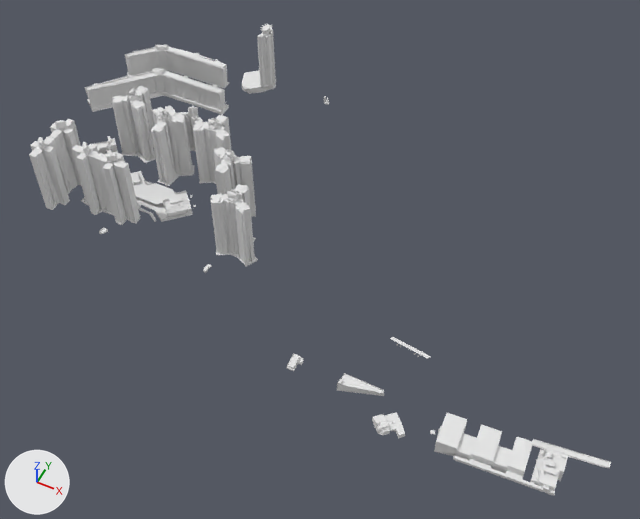
Two versions of the glTF model assets/tiles/11-SW-22D/lod.glb, one commit apart.
Camera for both pictures: a 50 mm camera at (732.0, -4242.0, 876.0) aimed at (394.0, -3566.0, 30.0). Arrows for +X, +Y and +Z are at lower left; the lights stay in place. The picture after the commit comes second. Where no turn or scale is listed for an object, it has been applied to the vertices. Vertices at exactly the same position are counted once.

In view in the first picture: 'buildings', 'infrastructure'.
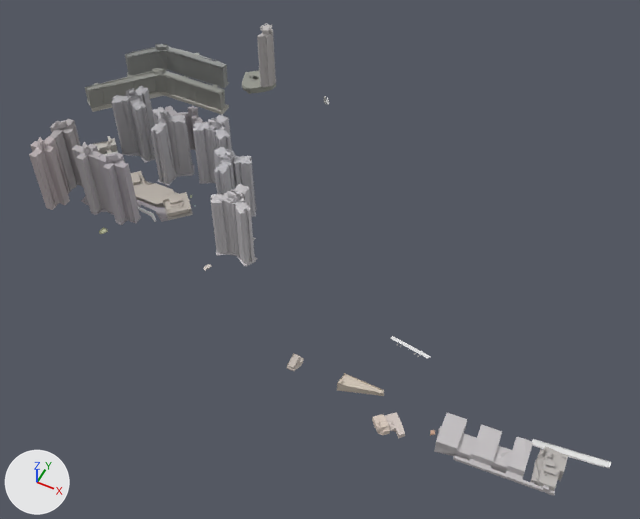
Location of each change, [x1, y1, x2, y2] in pixels of the pictures (640 x 519 px; the box of a moved part takes in the faces that stretch with it):
part 1 of me_buildings, moved or reshaped: before [29, 26, 326, 273]; after [29, 23, 326, 271]
part 2 of me_buildings, moved or reshaped: before [295, 358, 567, 487]; after [298, 357, 565, 487]
part 3 of me_buildings, recoloured: [29, 24, 568, 496] in both

Patch to the scene script:
```diff
--- a/assets/tiles/11-SW-22D/lod.glb.py
+++ b/assets/tiles/11-SW-22D/lod.glb.py
@@ mat_defaultmaterial @@
+mat_defaultmaterial = bpy.data.materials.new('DefaultMaterial')
+mat_defaultmaterial.use_nodes = True; mat_defaultmaterial.node_tree.nodes.clear()
+_N = mat_defaultmaterial.node_tree.nodes; _L = mat_defaultmaterial.node_tree.links
+n0 = _N.new('ShaderNodeOutputMaterial'); n0.name = 'Material Output'
+n1 = _N.new('ShaderNodeBsdfPrincipled'); n1.name = 'Principled BSDF'
+n2 = _N.new('ShaderNodeVertexColor'); n2.name = 'Color Attribute'
+_L.new(n1.outputs[0], n0.inputs[0])  # 'BSDF' to 'Surface'
+_L.new(n2.outputs[0], n1.inputs[0])  # 'Color' to 'Base Color'
@@ me_buildings @@
 # used by ob_buildings; location = (350.0, -3515.0, 80.0)
-me_buildings.from_pydata(...)  # 3835 vertices, 6609 faces; spans x -407.0..407.0, y -235.0..235.0, z -77.0..75.0
+me_buildings.from_pydata(...)  # 3545 vertices, 6045 faces; spans x -407.0..407.0, y -235.0..235.0, z -77.0..75.0
+# me_buildings part 1: 114 vertices moved from x -407.0..-53.0, y -114.0..227.0, z -73.0..74.0 to x -407.0..-52.0, y -114.0..222.0, z -73.0..74.0; 757 vertices removed from x -395.0..-35.0, y -122.0..235.0, z -73.0..75.0; 481 vertices added at x -395.0..-35.0, y -123.0..235.0, z -73.0..75.0
+# me_buildings part 2: 15 vertices moved from x 218.0..404.0, y -226.0..-179.0, z -76.0..-54.0 to x 218.0..406.0, y -226.0..-179.0, z -76.0..-54.0; 52 vertices removed from x 84.0..406.0, y -234.0..-179.0, z -77.0..-56.0; 43 vertices added at x 89.0..404.0, y -234.0..-179.0, z -77.0..-57.0
+# me_buildings part 3: 2917 faces spanning x -407.0..407.0, y -235.0..235.0, z -77.0..74.0 switch from no material to mat_defaultmaterial
+# other edits to the shape of me_buildings do not show in these pictures
```
